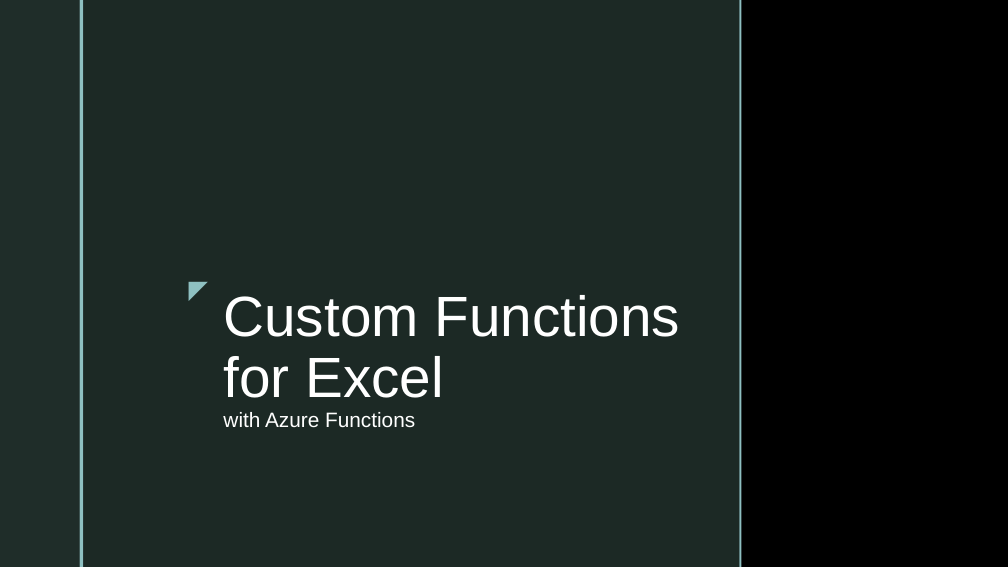
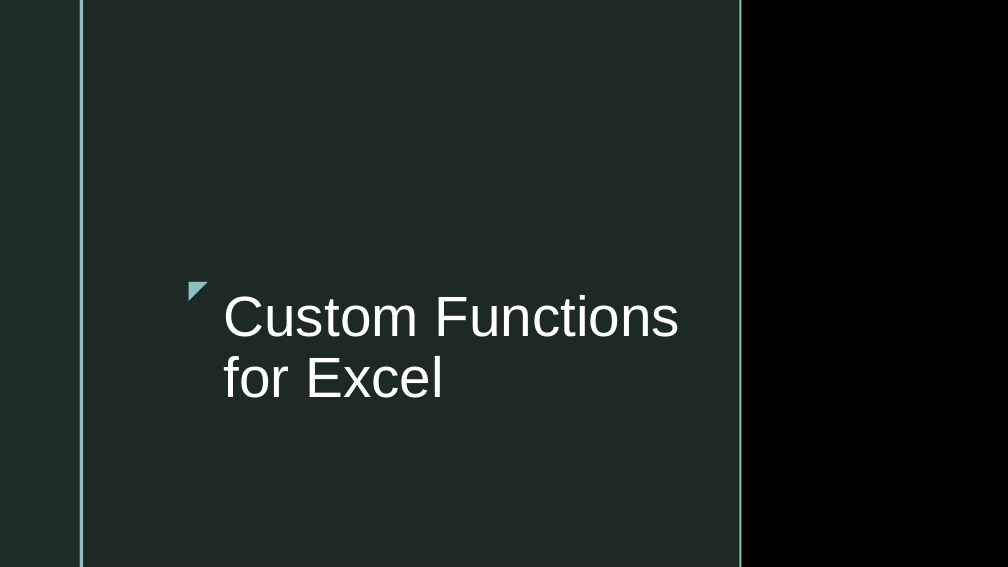
Before and after one commit to dersia/presentations, a slide deck: slide 1 of Custom Functions for Excel with Azure Functions.pptx. Drawn at 1008x567 pixels with LibreOffice and Linux fonts; fonts in the diff are those of the drawing; background and template pictures are left out. Boxes give left, top, right and bottom in pixels: in the first picture for what was removed or moved away, otherwise in the second. Text is boxed around its words. In the diff, an @@ line names an element or a change of style, - is before the commit and + after.

```diff
--- a/Custom Functions for Excel with Azure Functions.pptx
+++ b/Custom Functions for Excel with Azure Functions.pptx
@@ title at [223, 295, 680, 398]: text changed @@
-Custom Functions for Excel
-with Azure Functions
+Custom Functions for Excel
```
Also in this commit, not shown: 7 other slides changed, 9 slides added, 1 slide removed, 27 other files.
